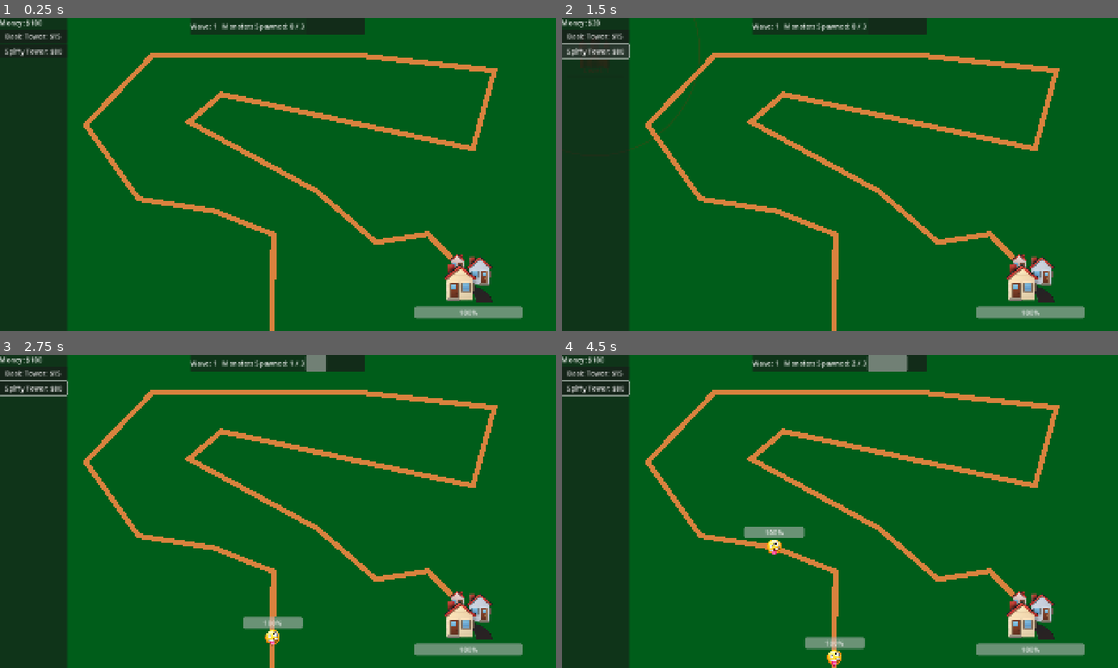
Above: before the commit, frames 1-4 (two rows, left to right).
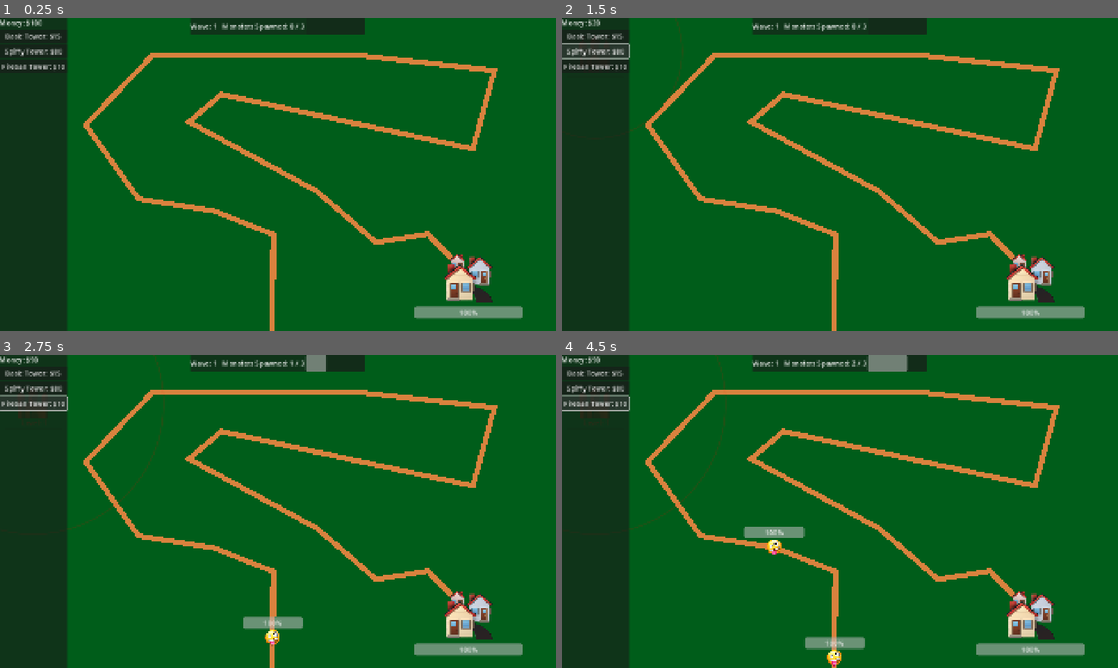
Above: after the commit, the same moments.

Repository: alexcolemandata/tower-defense
Game: Godot game, scene res://Game/game.tscn
Two runs of this game, one before a commit and one after it. Both use one fixed random seed, a clock stepped at 60 frames per second and the inputs below.
Inputs (mouse positions are in pixels of both pictures, inside the frame that each line leads up to):
- Up to frame 1 (0.25 s): no input
- Up to frame 2 (1.5 s): click "Basic Tower: $15" at 0.5 s; click "Spiffy Tower: $80" at 1.25 s
- Up to frame 3 (2.75 s): click (33, 401) at 2 s, where only the run after the commit has a clickable "Fireball Tower: $10"
- Up to frame 4 (4.5 s): click "Basic Tower: $15" at 2.75 s; click "Spiffy Tower: $80" at 3.5 s; click (595, 401) at 4.25 s, where only the run after the commit has a clickable "Fireball Tower: $10"

The runs differ from the first frame. In frame 1, 0.1% of the frame differs, in the area x 0-12%, y 14-17%; in frame 2, 0.3%; in frame 3, 0.9%, in the area x 0-30%, y 0-56%; in frame 4, 0.9%.

Commit message:
add fireball tower

Diff:
--- a/Game/game.gd
+++ b/Game/game.gd
@@ -23,8 +23,9 @@
 var game_state = GameState.PLAYING
 
 var tower_stats: Array[TowerStats] = [
-	TowerStats.new("Basic Tower", 160., 2, 1., 15, TOWER_TEXTURE, BeamTowerAttack.new()),
-	TowerStats.new("Spiffy Tower", 240., 4, 1.1, 80, SPIFFY_TOWER_TEXTURE, BeamTowerAttack.new())
+	TowerStats.new("Basic Tower", 160., 1, 1., 15, TOWER_TEXTURE, BeamTowerAttack.new()),
+	TowerStats.new("Spiffy Tower", 200., 2, 1.1, 80, SPIFFY_TOWER_TEXTURE, BeamTowerAttack.new()),
+	TowerStats.new("Fireball Tower", 300, 5, 0.8, 10, TOWER_TEXTURE, FireballTowerAttack.new())
 ]
 
 func _ready() -> void:
--- /dev/null
+++ b/Tower/TowerAttackEffects/FireballAttackEffect.tscn
@@ -0,0 +1,34 @@
+[gd_scene load_steps=5 format=3 uid="uid://de0anlp4yjdlu"]
+
+[ext_resource type="Script" uid="uid://3nar2n5s2m8r" path="res://Tower/TowerAttackEffects/fireball_attack_effect.gd" id="1_qw342"]
+[ext_resource type="Texture2D" uid="uid://7rmh2bc32j2k" path="res://Tower/TowerAttackEffects/fireball_sprite.png" id="2_i1hs4"]
+[ext_resource type="Texture2D" uid="uid://d340j47j55hr5" path="res://Tower/TowerAttackEffects/explosion_sprite.png" id="2_vnt1e"]
+
+[sub_resource type="CircleShape2D" id="CircleShape2D_vnt1e"]
+radius = 178.47409
+
+[node name="FireballAttackEffect" type="Node2D"]
+script = ExtResource("1_qw342")
+
+[node name="TargetCoord" type="Marker2D" parent="."]
+position = Vector2(275, 2)
+
+[node name="Explosion" type="Node2D" parent="TargetCoord"]
+unique_name_in_owner = true
+
+[node name="ExplosionSprite" type="Sprite2D" parent="TargetCoord/Explosion"]
+position = Vector2(1.0000067, 0)
+scale = Vector2(0.34187496, 0.34187496)
+texture = ExtResource("2_vnt1e")
+
+[node name="ExplosionHitBox" type="Area2D" parent="TargetCoord/Explosion"]
+unique_name_in_owner = true
+collision_layer = 0
+collision_mask = 2
+
+[node name="ExplosionHitBoxShape" type="CollisionShape2D" parent="TargetCoord/Explosion/ExplosionHitBox"]
+shape = SubResource("CircleShape2D_vnt1e")
+
+[node name="FireballSprite" type="Sprite2D" parent="."]
+scale = Vector2(0.1, 0.1)
+texture = ExtResource("2_i1hs4")
--- /dev/null
+++ b/Tower/TowerAttackEffects/fireball_attack_effect.gd
@@ -0,0 +1,63 @@
+class_name FireballAttackEffect
+extends Node2D
+
+@onready var fireball_sprite: Sprite2D = $FireballSprite
+@onready var target_coord: Marker2D = $TargetCoord
+@onready var explosion: Node2D = %Explosion
+@onready var explosion_hit_box: Area2D = %ExplosionHitBox
+
+# we only want to hit a monster once per fireball
+var hit_monsters: Array[Monster] = []
+
+enum State {IDLE, FIRED, EXPLODED}
+
+var state: State = State.IDLE
+
+var speed: float = 400.
+var damage: float
+
+signal damaged_monster(monster: Monster)
+
+func _ready() -> void:
+	explosion.visible = false
+	explosion_hit_box.monitoring = false
+
+func fire() -> void:
+	state = State.FIRED
+
+func _process(delta: float) -> void:
+	if state == State.EXPLODED:
+		check_monsters_in_blast_radius()
+	elif not state == State.FIRED:
+		return
+	fireball_sprite.look_at(target_coord.global_position)
+	var movement_vector = (
+		target_coord.global_position
+		- fireball_sprite.global_position).normalized() * speed * delta
+
+	fireball_sprite.global_position = fireball_sprite.global_position + movement_vector
+
+	if fireball_sprite.global_position.distance_to(target_coord.global_position) < (speed * delta):
+		explode()
+
+func check_monsters_in_blast_radius() -> void:
+	var overlapping: Array[Area2D] = explosion_hit_box.get_overlapping_areas()
+	for overlap in overlapping:
+		var overlap_parent = overlap.get_parent()
+		if is_instance_of(overlap_parent, Monster) and not (overlap_parent in hit_monsters):
+			var monster: Monster = overlap_parent
+			hit_monsters.append(monster)
+			damaged_monster.emit(monster)
+
+func explode():
+	state = State.EXPLODED
+	var tween = get_tree().create_tween()
+
+	fireball_sprite.visible = false
+	explosion.scale = Vector2.ZERO
+	explosion.visible = true
+	explosion_hit_box.monitoring = true
+	tween.tween_property(explosion, "scale", Vector2(1., 1.), 0.2)
+	tween.tween_property(explosion, "modulate", Color(1., 1., .1, 0.), 0.3)
+	await tween.finished
+	queue_free()
--- /dev/null
+++ b/Tower/TowerAttackStrategies/fireball_tower_attack.gd
@@ -0,0 +1,21 @@
+class_name FireballTowerAttack extends TowerAttackStrategy
+
+const FIREBALL_ATTACK_EFFECT = preload("uid://de0anlp4yjdlu")
+
+func shoot_at_target(target: Monster, shooter: Tower, damage: int) -> void:
+	send_fireball_to_coordinate(target.global_position, shooter, damage)
+
+func send_fireball_to_coordinate(coord: Vector2, from: Tower, damage: int) -> void:
+	var fireball: FireballAttackEffect = FIREBALL_ATTACK_EFFECT.instantiate()
+	from.add_child(fireball)
+	fireball.global_position = from.global_position
+	fireball.target_coord.global_position = coord
+	fireball.fire()
+	fireball.damaged_monster.connect(damage_monster.bind(from, damage))
+	return
+
+func damage_monster(monster: Monster, from: Tower, damage: int) -> void:
+	if monster.is_dead:
+		return
+
+	monster.take_damage(damage, from)
Binary file added: Tower/TowerAttackEffects/explosion_sprite.png
Not shown, added: Tower/TowerAttackEffects/explosion_sprite.png.import
Not shown, added: Tower/TowerAttackEffects/fireball_attack_effect.gd.uid
Binary file added: Tower/TowerAttackEffects/fireball_sprite.png
Not shown, added: Tower/TowerAttackEffects/fireball_sprite.png.import
Not shown, added: Tower/TowerAttackStrategies/fireball_tower_attack.gd.uid
Not shown, changed: .gitignore
